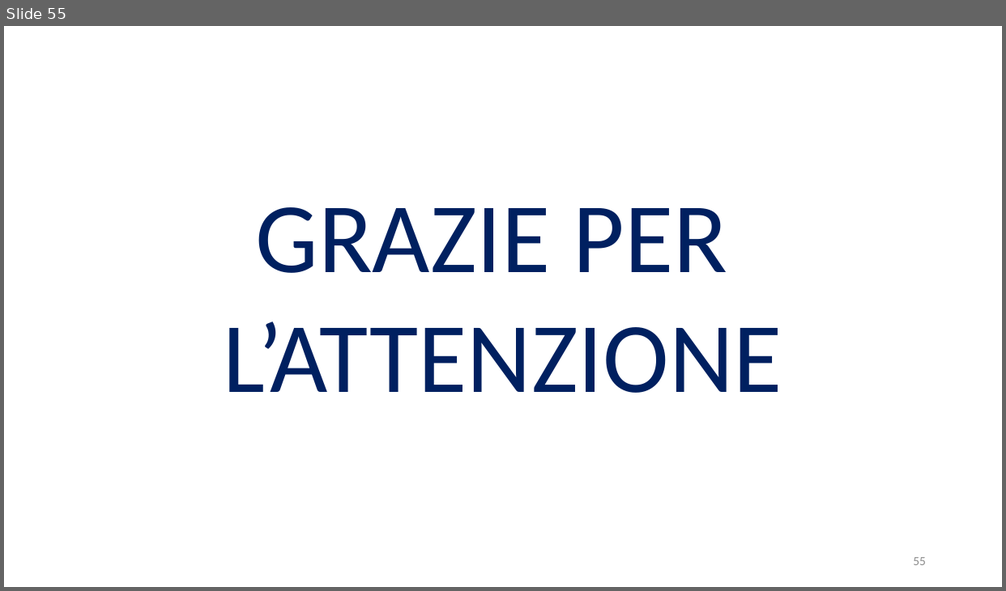
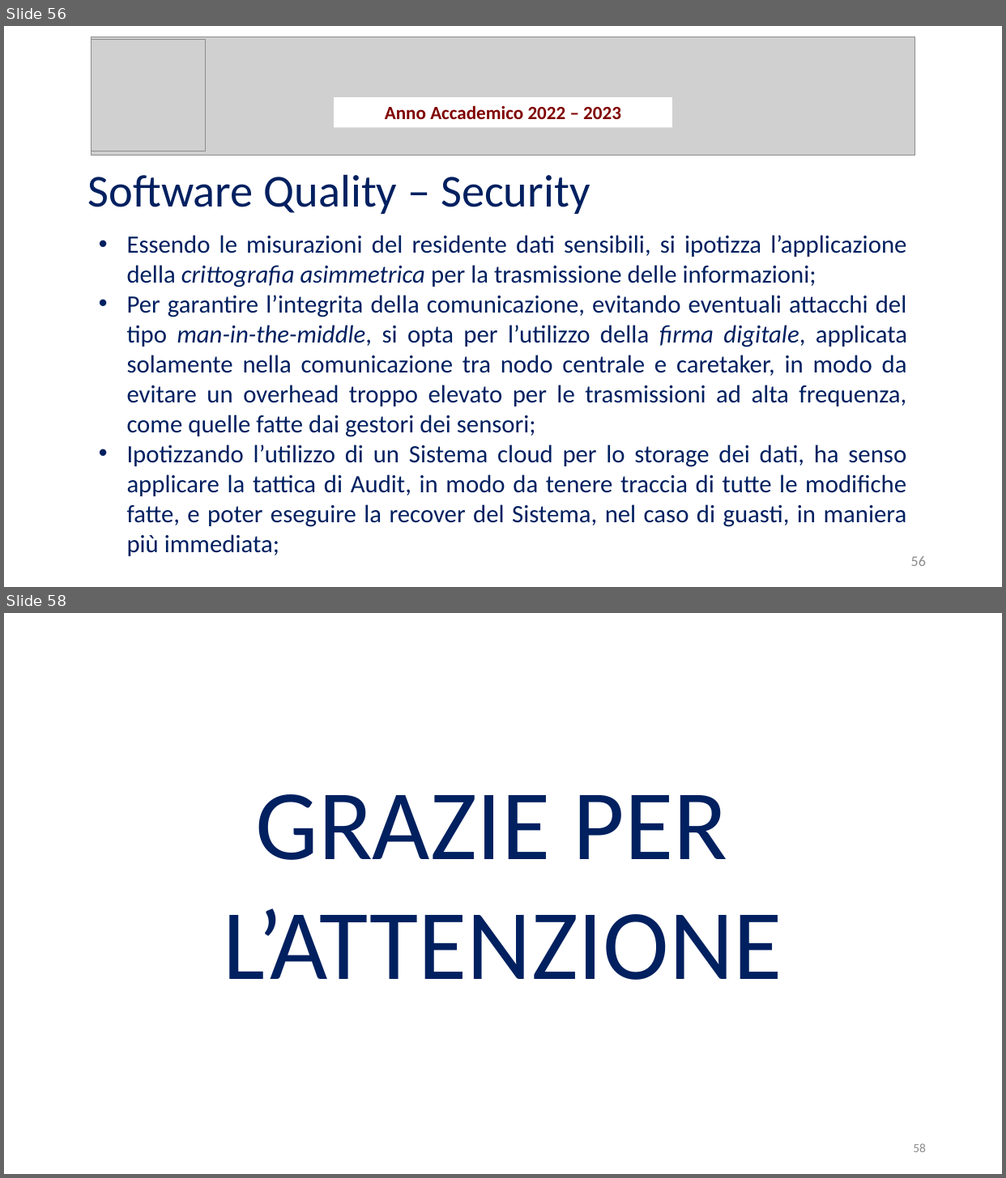
Before and after one commit to Wonderjack996/unimib-software-architecture, a slide deck: Progetto/Presentazione.pptx. Shown one above the other, each under a label of ours: slide 55 before the commit, slides 56 and 58 after it; the slides between them are not shown. The pictures are 1006x591 and 1006x1178 pixels, drawn with LibreOffice and Linux fonts; fonts in the diff are those of the drawing; grey boxes stand for pictures. Boxes give left, top, right and bottom in pixels: in the first picture for what was removed or moved away, otherwise in the second. Text is boxed around its words. In the diff, an @@ line names an element or a change of style, - is before the commit and + after.

```diff
--- a/Progetto/Presentazione.pptx
+++ b/Progetto/Presentazione.pptx
@@ slide 56 added at [4,26,1002,587], background #FFFFFF @@
@@ picture added at [91,37,915,156] @@
@@ picture added at [91,40,206,152] @@
@@ rectangle added at [334,97,672,127], fill #FFFFFF, 18 pt, text #800000, bold @@
+Anno Accademico 2022 – 2023
@@ text added at [88,174,590,214], 44 pt, text #002060 @@
+Software Quality – Security
@@ text added at [127,235,907,557], 24 pt, text #002060 @@
+• Essendo le misurazioni del residente dati sensibili, si ipotizza l’applicazione della crittografia asimmetrica per la trasmissione delle informazioni;
+• Per garantire l’integrita della comunicazione, evitando eventuali attacchi del tipo man-in-the-middle, si opta per l’utilizzo della firma digitale, applicata solamente nella comunicazione tra nodo centrale e caretaker, in modo da evitare un overhead troppo elevato per le trasmissioni ad alta frequenza, come quelle fatte dai gestori dei sensori;
+• Ipotizzando l’utilizzo di un Sistema cloud per lo storage dei dati, ha senso applicare la tattica di Audit, in modo da tenere traccia di tutte le modifiche fatte, e poter eseguire la recover del Sistema, nel caso di guasti, in maniera più immediata;
@@ page number added at [911,557,926,566], 14 pt, text #8C8C8C @@
+56
@@ what was slide 55 is now slide 58 @@
@@ page number at [913,1144,926,1152]: text changed @@
-55
+58
```
Also in this commit, not shown: 8 slides changed, 2 other slides added, 5 other files.
